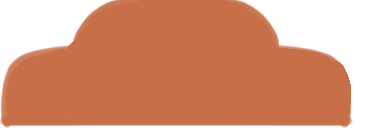
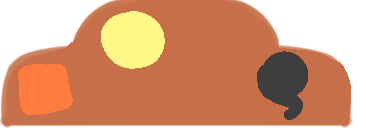
Layer changes from the first 366px x 130px image to the second:
added layer "Paint Layer 5" above "Paint Layer 4" over [64, 11, 308, 120]
added layer "Paint Layer 4" above "outline" over [18, 64, 128, 115]
painted on "colour" over [18, 11, 308, 120]
